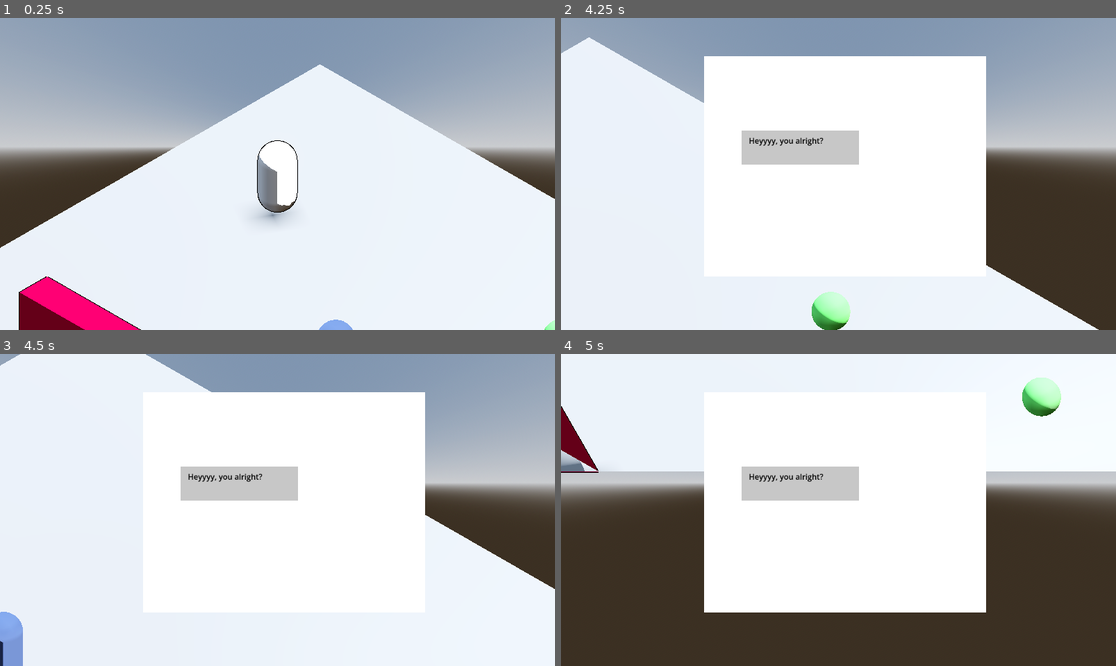
Above: before the commit, frames 1-4 (two rows, left to right).
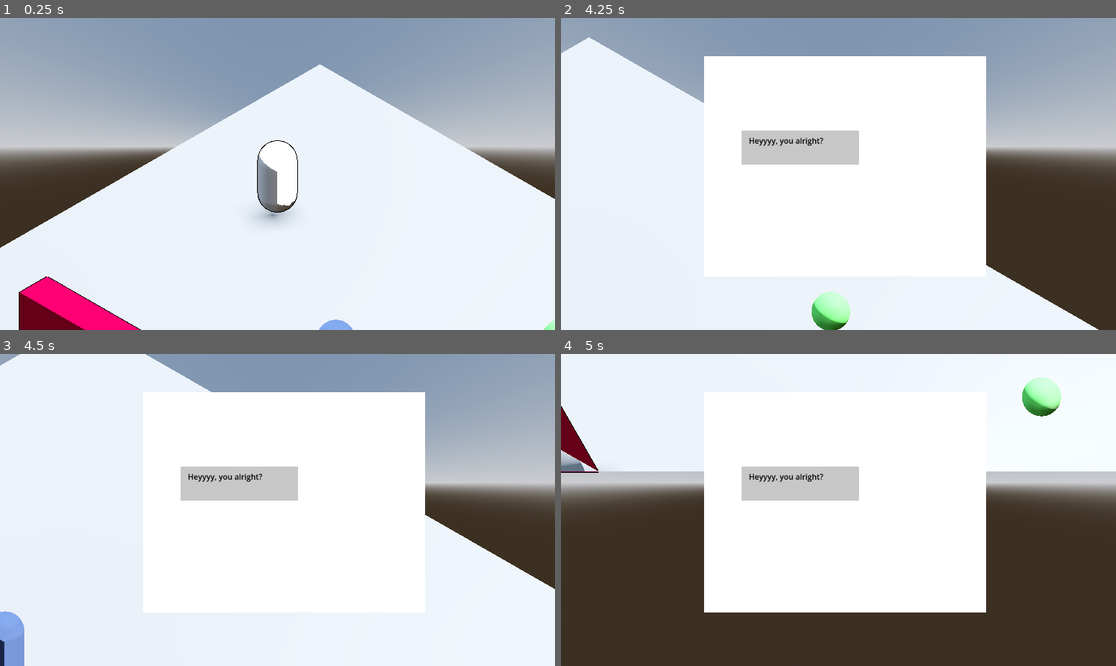
Above: after the commit, the same moments.

Repository: yashGhela/textmeback
Game: Godot game, scene res://levels/devlab.tscn
Same seed, same stepped clock (60 frames per second), same inputs: the game is played once before the commit and once after it. The project has no main scene, so this scene is started directly.
Inputs:
- Up to frame 1 (0.25 s): no input
- Up to frame 2 (4.25 s): tap Enter (ui_accept) at 0.5, 0.77, 1.52, 3.02, 3.77 s; hold D (right) 0.53-1.28 s; hold E (interact) 0.53-1.28 s; hold S (back) 1.28-2.03 s; tap E (interact) at 1.35, 2.85 s; hold D (right) 2.03-2.78 s; hold E (interact) 2.03-2.78 s; hold W (forward) 2.78-3.53 s; hold A (left) from 3.53 s (still down); hold E (interact) from 3.53 s (still down)
- Up to frame 3 (4.5 s): keep holding A (left); release E (interact) at 4.28 s; tap E (interact) at 4.35 s
- Up to frame 4 (5 s): keep holding A (left); tap Enter (ui_accept) at 4.52 s

Frames 1-2 are identical in both runs. In frame 3, less than 0.1% of the frame differs, in the area x 0-5%, y 82-100%; in frame 4, nothing differs.

Commit message:
perfection, boss done

Diff:
--- a/game-elements/boss.tscn
+++ b/game-elements/boss.tscn
@@ -85,6 +85,7 @@
 shape = SubResource("SphereShape3D_bjyle")
 
 [node name="NavigationAgent3D" type="NavigationAgent3D" parent="." unique_id=1183077532 groups=["Boss"]]
+path_height_offset = 0.1
 
 [connection signal="area_entered" from="seekzone" to="." method="_on_seekzone_area_entered"]
 [connection signal="area_exited" from="seekzone" to="." method="_on_seekzone_area_exited"]
--- a/levels/devlab.tscn
+++ b/levels/devlab.tscn
@@ -32,7 +32,6 @@
 polygons = [PackedInt32Array(2, 1, 0), PackedInt32Array(2, 0, 3), PackedInt32Array(6, 5, 4), PackedInt32Array(3, 6, 4), PackedInt32Array(2, 3, 7), PackedInt32Array(7, 3, 4), PackedInt32Array(6, 8, 5), PackedInt32Array(5, 8, 9), PackedInt32Array(0, 1, 8), PackedInt32Array(8, 1, 9)]
 cell_size = 0.5
 border_size = 0.25
-agent_height = 1.0
 
 [sub_resource type="BoxMesh" id="BoxMesh_uf07q"]
 size = Vector3(20, 1, 20)
--- a/scripts/chase.gd
+++ b/scripts/chase.gd
@@ -30,7 +30,7 @@
 	var current_location = boss.global_transform.origin
 	var next_location = boss.nav_agent.get_next_path_position()
 	var new_velocity = (next_location-current_location).normalized() * move_speed
-	boss.velocity= new_velocity
+	boss.velocity= new_velocity.move_toward(new_velocity,.25)
 
 	var distance = boss.global_position.distance_to(player.global_position)
 
--- a/scripts/return_to_path_start.gd
+++ b/scripts/return_to_path_start.gd
@@ -20,10 +20,12 @@
 		Transitioned.emit(self,"FollowPath")
 		return
 
-	var next_position = boss.nav_agent.get_next_path_position()
+	var current_location = boss.global_transform.origin
+	var next_location = boss.nav_agent.get_next_path_position()
 	var dir = boss.global_position.direction_to(location)
+	var new_velocity = (next_location-current_location).normalized() * 3.0
+	boss.velocity= new_velocity.move_toward(new_velocity,.25)
 
-	boss.velocity=dir*3.0
 
 	var look_target=  Vector3(location.x, boss.global_position.y, location.z)
 	if boss.global_position.distance_to(look_target)>0.1:
